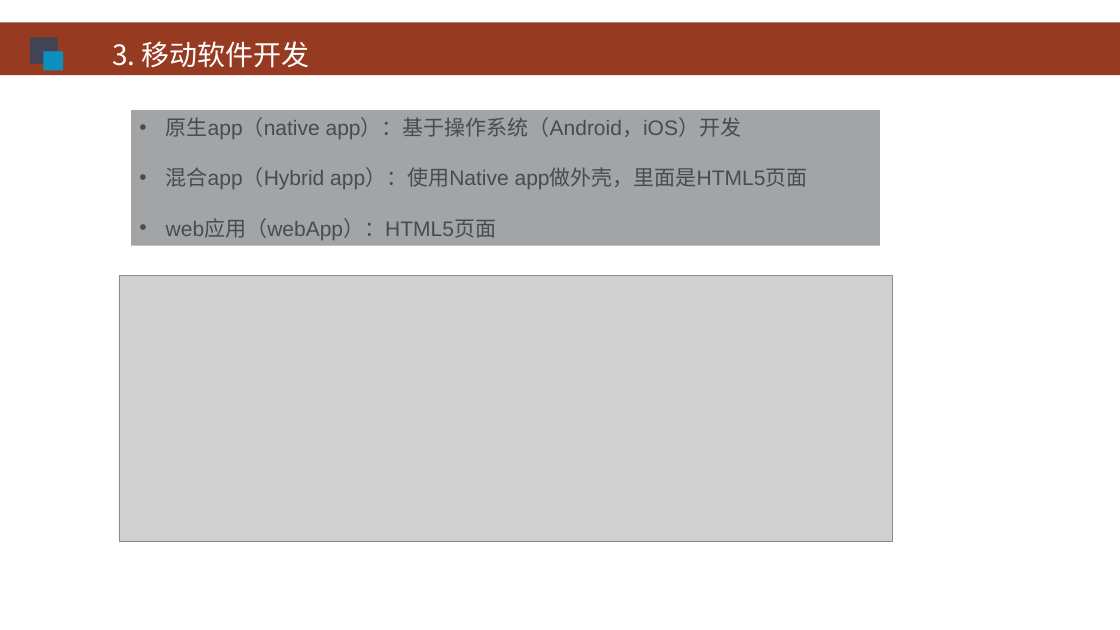
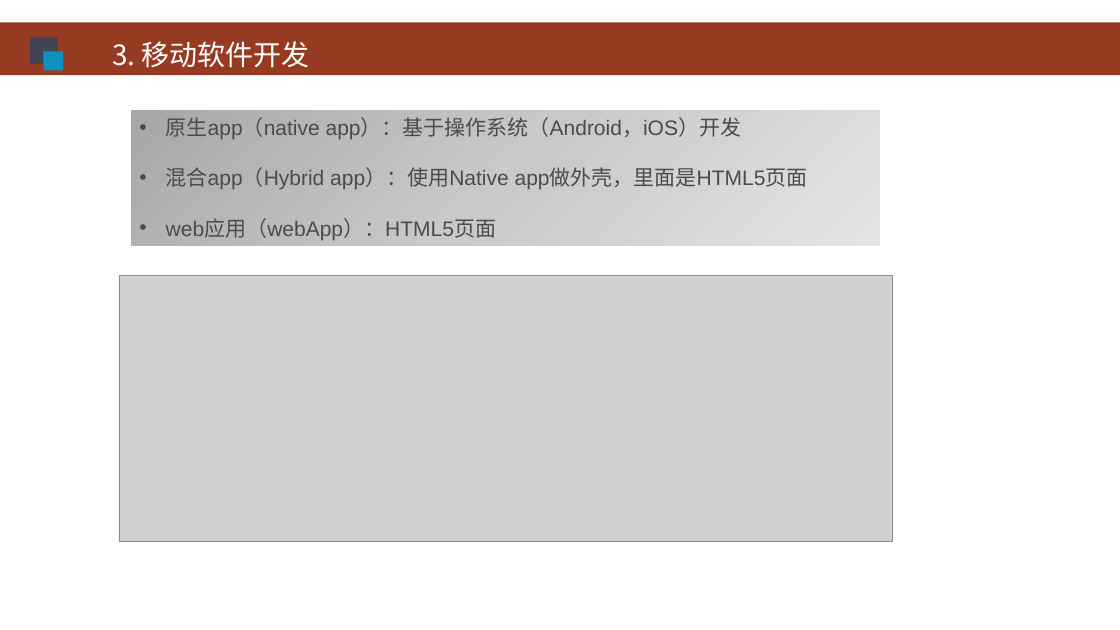
Before and after one commit to HBU/Android-PPT, a slide deck: slide 5 of 00.0 -- 移动开发 -- 第00章.pptx. Drawn at 1120x630 pixels with LibreOffice and Linux fonts; fonts in the diff are those of the drawing; grey boxes stand for pictures; background and template pictures are left out. Boxes give left, top, right and bottom in pixels: in the first picture for what was removed or moved away, otherwise in the second. Text is boxed around its words. In the diff, an @@ line names an element or a change of style, - is before the commit and + after.

```diff
--- a/00.0 -- 移动开发 -- 第00章.pptx
+++ b/00.0 -- 移动开发 -- 第00章.pptx
@@ rectangle "原生app（native app）：基于操作系统（Android，iOS）开发" at box(131, 110, 880, 245): fill #494B4D at 50% opacity to gradient #A7A7A8 to #C9C9CA to #E5E5E5 @@
```
Also in this commit, not shown: 3 other slides changed, 1 other file.
